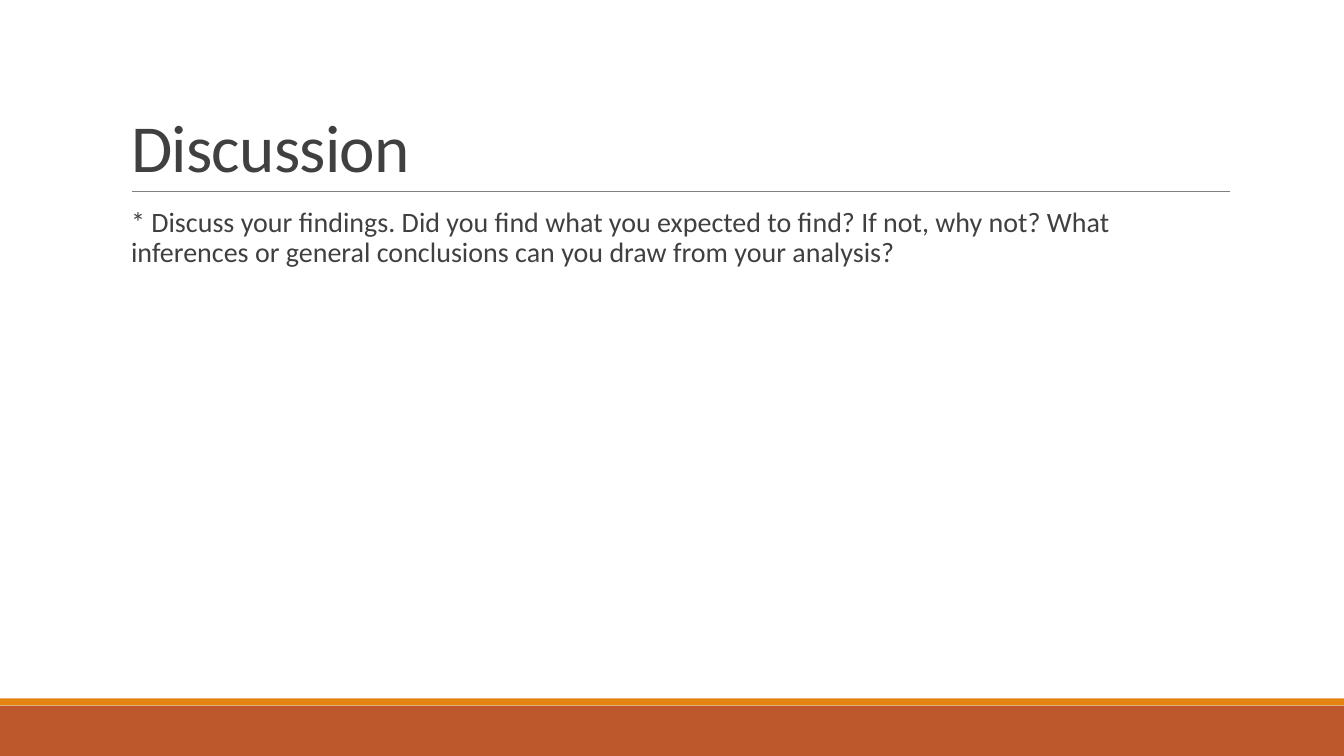
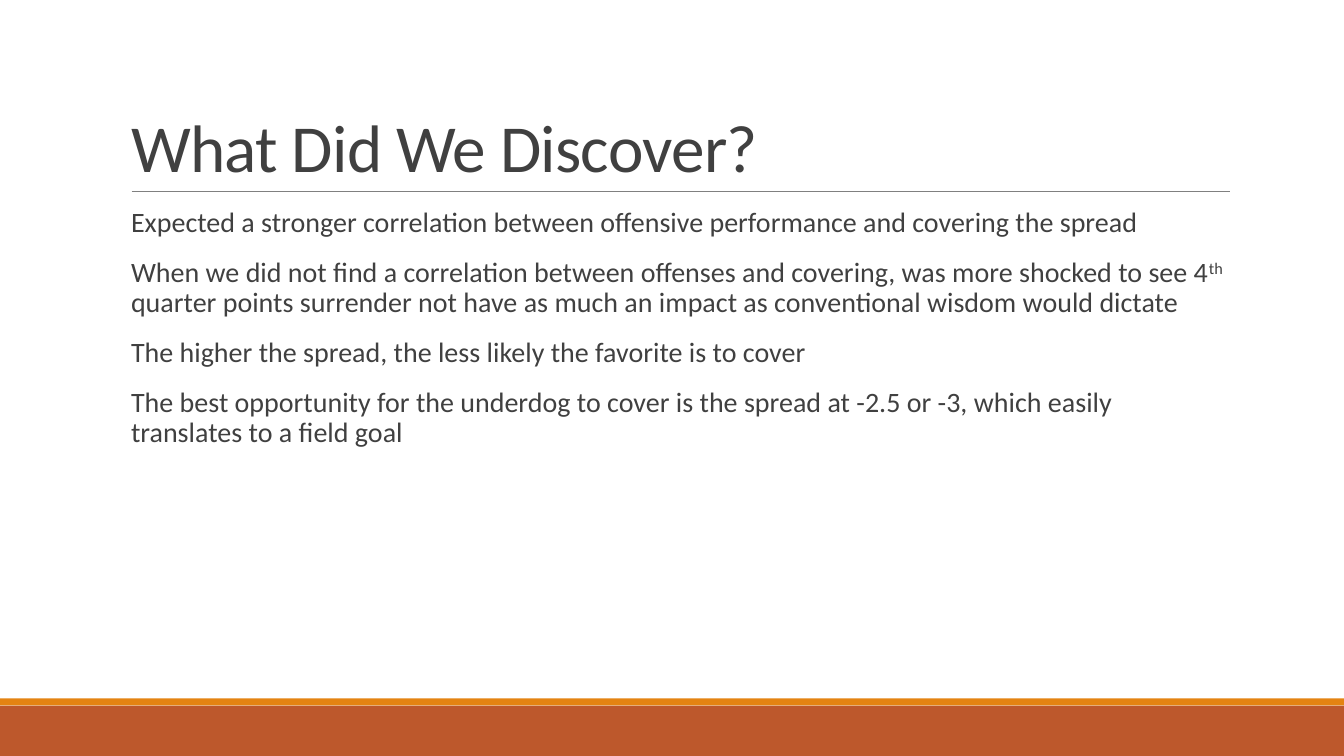
Before and after one commit to allamass95/nfl_spreads, a slide deck: slide 10 of NFL Spreads.pptx (slide 6 before the commit). Drawn at 1344x756 pixels with LibreOffice and Linux fonts; fonts in the diff are those of the drawing. Boxes give left, top, right and bottom in pixels: in the first picture for what was removed or moved away, otherwise in the second. Text is boxed around its words. In the diff, an @@ line names an element or a change of style, - is before the commit and + after.

```diff
--- a/NFL Spreads.pptx
+++ b/NFL Spreads.pptx
@@ title at bbox=[131, 125, 758, 173]: text changed @@
-Discussion
+What Did We Discover?
@@ text at bbox=[131, 212, 1188, 447]: text changed @@
-  * Discuss your findings. Did you find what you expected to find? If not, why not? What inferences or general conclusions can you draw from your analysis?
+  Expected a stronger correlation between offensive performance and covering the spread
+  When we did not find a correlation between offenses and covering, was more shocked to see 4th quarter points surrender not have as much an impact as conventional wisdom would dictate
+  The higher the spread, the less likely the favorite is to cover
+  The best opportunity for the underdog to cover is the spread at -2.5 or -3, which easily translates to a field goal
```
Also in this commit, not shown: 1 other slide changed, 5 slides added, 1 slide removed, 8 other files.
